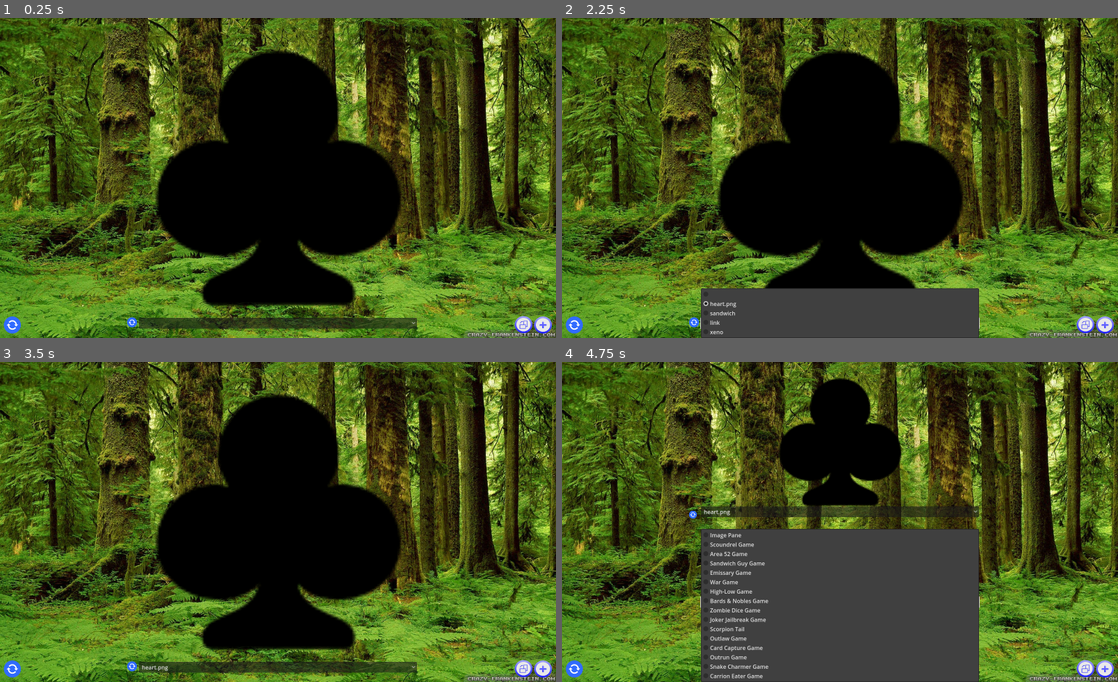
Above: before the commit, frames 1-4 (two rows, left to right).
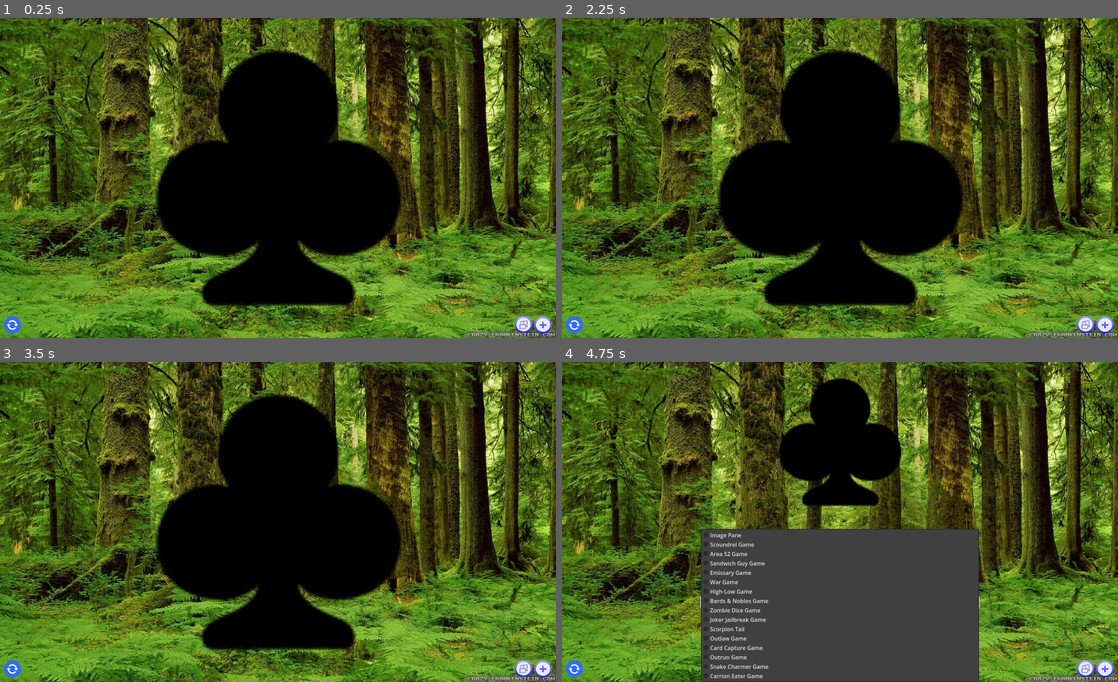
Above: after the commit, the same moments.

Repository: bcgardner2012/multipane
Game: Godot game, scene res://scenes/main.tscn
Same seed, same stepped clock (60 frames per second), same inputs: the game is played once before the commit and once after it.
Inputs (mouse positions are in pixels of both pictures, inside the frame that each line leads up to):
- Up to frame 1 (0.25 s): no input
- Up to frame 2 (2.25 s): click (840, 322) at 0.52 s; click (695, 322) at 1.27 s; click (840, 322) at 2 s, where only the run before the commit has a clickable "heart.png"
- Up to frame 3 (3.5 s): click (522, 669) at 2.75 s
- Up to frame 4 (4.75 s): click (1106, 669) at 3.5 s; click (840, 602) at 4.25 s

The runs differ from the first frame. In frame 1, 1.6% of the frame differs, in the area x 22-75%, y 93-98%; in frame 2, 7.8%, in the area x 22-76%, y 84-100%; in frame 3, 1.6%; in frame 4, 1.2%.

Commit message:
add server pane and integration with new button-men project

Diff:
--- a/scenes/server_image_pane.tscn
+++ b/scenes/server_image_pane.tscn
@@ -20,20 +20,29 @@
 
 [node name="Plugs" type="Node" parent="."]
 
-[node name="ButtonMenPlug" type="Node" parent="Plugs" node_paths=PackedStringArray("portrait")]
+[node name="ButtonMenPlug" type="Node" parent="Plugs" node_paths=PackedStringArray("fullscreen_pane", "duo_pane")]
 script = ExtResource("2_yqihn")
-portrait = NodePath("../../PortraitHolder/Portrait")
+fullscreen_pane = NodePath("../../FullscreenImagePane")
+duo_pane = NodePath("../../DuoImagePanes")
 
-[node name="PortraitHolder" type="Control" parent="."]
+[node name="DuoImagePanes" type="Control" parent="."]
+visible = false
 layout_mode = 1
-anchor_left = 0.2
-anchor_right = 0.8
+anchors_preset = 15
+anchor_right = 1.0
+anchor_bottom = 1.0
+grow_horizontal = 2
+grow_vertical = 2
+
+[node name="LeftImage" type="Control" parent="DuoImagePanes"]
+layout_mode = 1
+anchor_right = 0.5
 anchor_bottom = 1.0
 grow_horizontal = 2
 grow_vertical = 2
 mouse_filter = 2
 
-[node name="Portrait" type="TextureRect" parent="PortraitHolder"]
+[node name="Portrait" type="TextureRect" parent="DuoImagePanes/LeftImage"]
 layout_mode = 1
 anchors_preset = 13
 anchor_left = 0.5
@@ -49,7 +58,66 @@
 stretch_mode = 5
 script = ExtResource("2_fgk5t")
 
-[node name="FolderSelectorHolder" type="Control" parent="."]
+[node name="RightImage" type="Control" parent="DuoImagePanes"]
+layout_mode = 1
+anchor_left = 0.5
+anchor_right = 1.0
+anchor_bottom = 1.0
+grow_horizontal = 2
+grow_vertical = 2
+mouse_filter = 2
+
+[node name="Portrait" type="TextureRect" parent="DuoImagePanes/RightImage"]
+layout_mode = 1
+anchors_preset = 13
+anchor_left = 0.5
+anchor_right = 0.5
+anchor_bottom = 1.0
+offset_left = -64.00003
+offset_right = 63.99997
+grow_horizontal = 2
+grow_vertical = 2
+mouse_filter = 2
+texture = ExtResource("1_f2snv")
+expand_mode = 2
+stretch_mode = 5
+script = ExtResource("2_fgk5t")
+
+[node name="FullscreenImagePane" type="Control" parent="."]
+layout_mode = 1
+anchors_preset = 15
+anchor_right = 1.0
+anchor_bottom = 1.0
+grow_horizontal = 2
+grow_vertical = 2
+
+[node name="PortraitHolder" type="Control" parent="FullscreenImagePane"]
+layout_mode = 1
+anchor_left = 0.2
+anchor_right = 0.8
+anchor_bottom = 1.0
+grow_horizontal = 2
+grow_vertical = 2
+mouse_filter = 2
+
+[node name="Portrait" type="TextureRect" parent="FullscreenImagePane/PortraitHolder"]
+layout_mode = 1
+anchors_preset = 13
+anchor_left = 0.5
+anchor_right = 0.5
+anchor_bottom = 1.0
+offset_left = -64.00003
+offset_right = 63.99997
+grow_horizontal = 2
+grow_vertical = 2
+mouse_filter = 2
+texture = ExtResource("1_f2snv")
+expand_mode = 2
+stretch_mode = 5
+script = ExtResource("2_fgk5t")
+
+[node name="FolderSelectorHolder" type="Control" parent="FullscreenImagePane"]
+visible = false
 layout_mode = 1
 anchor_left = 0.25
 anchor_top = 0.94
@@ -59,7 +127,7 @@
 grow_vertical = 0
 script = ExtResource("3_gyh2f")
 
-[node name="FolderSelector" type="OptionButton" parent="FolderSelectorHolder"]
+[node name="FolderSelector" type="OptionButton" parent="FullscreenImagePane/FolderSelectorHolder"]
 layout_mode = 1
 anchors_preset = -1
 anchor_right = 1.0
@@ -68,7 +136,7 @@
 grow_vertical = 0
 script = ExtResource("4_4pc3a")
 
-[node name="RandomImageButton" type="TextureButton" parent="FolderSelectorHolder"]
+[node name="RandomImageButton" type="TextureButton" parent="FullscreenImagePane/FolderSelectorHolder"]
 layout_mode = 1
 anchors_preset = -1
 anchor_bottom = 0.5
@@ -83,5 +151,5 @@
 ignore_texture_size = true
 stretch_mode = 4
 
-[connection signal="item_selected" from="FolderSelectorHolder/FolderSelector" to="FolderSelectorHolder/FolderSelector" method="_on_item_selected"]
-[connection signal="pressed" from="FolderSelectorHolder/RandomImageButton" to="FolderSelectorHolder/FolderSelector" method="_on_random_image_button_pressed"]
+[connection signal="item_selected" from="FullscreenImagePane/FolderSelectorHolder/FolderSelector" to="FullscreenImagePane/FolderSelectorHolder/FolderSelector" method="_on_item_selected"]
+[connection signal="pressed" from="FullscreenImagePane/FolderSelectorHolder/RandomImageButton" to="FullscreenImagePane/FolderSelectorHolder/FolderSelector" method="_on_random_image_button_pressed"]
--- a/scripts/button_men_plug.gd
+++ b/scripts/button_men_plug.gd
@@ -1,7 +1,12 @@
 extends Node
 class_name ButtonMenPlug
 
-@export var portrait: Portrait
+@export var fullscreen_pane: Control
+@export var duo_pane: Control
+
+var fullscreen_port: Portrait
+var left_port: Portrait
+var right_port: Portrait
 
 const E_CHAR_SELECT = "E_CHAR_SELECT"
 const E_ATTACK = "attack"
@@ -20,47 +25,99 @@
 const GAME_WON_SUBDIR = "game_won"
 const GAME_LOST_SUBDIR = "game_lost"
 
-var player: int = 0
-var character_name: String
-var path: String
+# portrait logic looks at ./portraits, and appends suffixes
+const PATH_PREFIX = "buttonmen"
 
+const P1 = 1
+const P2 = 2
 
+var _first_frame: bool = true
+# path prefix + character name
+var _p1_path: String
+var _p2_path: String
+
+# just the character name
+var _p1_name: String
+var _p2_name: String
+
+func _process(_delta: float) -> void:
+	if _first_frame:
+		_first_frame = false
+		fullscreen_port = fullscreen_pane.get_child(0).get_child(0)
+		left_port = duo_pane.get_child(0).get_child(0)
+		right_port = duo_pane.get_child(1).get_child(0)
+
+# TODO: tag team, tournament setup, tag out
 func on_message_received(msg) -> void:
-	if player == 0:
-		# assume we're only loading in server panes
-		player = get_parent().get_parent().get_index() + 1
-
 	var event_name: String = msg.event_name
-	var _path: String
+	var _path = PATH_PREFIX
 	match event_name:
 		E_CHAR_SELECT:
-			if msg.player == player:
-				character_name = msg.character_name
-				path = character_name
-				portrait.try_load_image(path.path_join("profile"))
+			_path = _path.path_join(msg.character_name)
+			if msg.player == P1:
+				left_port.try_load_image(_path.path_join("profile"))
+				_p1_path = _path
+				_p1_name = msg.character_name
+			else:
+				right_port.try_load_image(_path.path_join("profile"))
+				_p2_path = _path
+				_p2_name = msg.character_name
+			_show_duo_panes()
 		E_ATTACK:
 			var _attack_type = _int_to_attack_type(msg.attack_type)
-			if msg.player == player:
-				# Damage dealt
-				_path = path.path_join(ATTACK_SUBDIR)
+			if msg.player == P1:
+				# Damage dealt by P1, taken by P2
+				_show_duo_panes_attack(_attack_type, ATTACK_SUBDIR, DAMAGE_SUBDIR)
 			else:
-				# Damage taken
-				_path = path.path_join(DAMAGE_SUBDIR)
-			if not portrait.try_load_random_image_from_subdir(_path.path_join(_attack_type)):
-				portrait.try_load_random_image_from_subdir(_path)
+				# Damage dealt by P2, taken by P1
+				_show_duo_panes_attack(_attack_type, DAMAGE_SUBDIR, ATTACK_SUBDIR)
 		E_ROUND_END:
-			# Ties are possible, ignoring those
-			if msg.winner == player:
-				_path = path.path_join(ROUND_WON_SUBDIR)
-			else:
-				_path = path.path_join(ROUND_LOST_SUBDIR)
-			portrait.try_load_random_image_from_subdir(_path)
+			_show_fullscreen_pane_ending(msg, ROUND_WON_SUBDIR, ROUND_LOST_SUBDIR)
 		E_GAME_END:
-			if msg.winner == player:
-				_path = path.path_join(GAME_WON_SUBDIR)
-			else:
-				_path = path.path_join(GAME_LOST_SUBDIR)
-			portrait.try_load_random_image_from_subdir(_path)
+			_show_fullscreen_pane_ending(msg, GAME_WON_SUBDIR, GAME_LOST_SUBDIR)
+
+func _show_fullscreen_pane() -> void:
+	duo_pane.visible = false
+	fullscreen_pane.visible = true
+
+func _show_duo_panes() -> void:
+	duo_pane.visible = true
+	fullscreen_pane.visible = false
+
+func _show_duo_panes_attack(attack_type: String, p1_subdir: String, p2_subdir: String) -> void:
+	_show_duo_panes()
+
+	var _path = _p1_path.path_join(p1_subdir)
+	if not left_port.try_load_random_image_from_subdir(_path.path_join(attack_type)):
+		left_port.try_load_random_image_from_subdir(_path)
+
+	_path = _p2_path.path_join(p2_subdir)
+	if not right_port.try_load_random_image_from_subdir(_path.path_join(attack_type)):
+		right_port.try_load_random_image_from_subdir(_path)
+
+func _show_fullscreen_pane_ending(msg, won_subdir: String, lost_subdir: String) -> void:
+	var _path: String
+	if msg.winner == P1:
+		_path = _p1_path.path_join(won_subdir)
+	else:
+		_path = _p1_path.path_join(lost_subdir)
+
+	# /p1name/w|l/p2name/randomimg
+	var loaded = fullscreen_port.try_load_random_image_from_subdir(_path.path_join(_p2_name))
+	if not loaded:
+		# /p1name/w|l
+		loaded = fullscreen_port.try_load_random_image_from_subdir(_path)
+	if not loaded:
+		# /p2name/w|l/p1name/randomimg
+		if msg.winner == P1:
+			_path = _p2_path.path_join(lost_subdir)
+		else:
+			_path = _p2_path.path_join(won_subdir)
+		loaded = fullscreen_port.try_load_random_image_from_subdir(_path.path_join(_p1_name))
+	if not loaded:
+		# /p2name/w|l
+		fullscreen_port.try_load_random_image_from_subdir(_path)
+	_show_fullscreen_pane()
 
 func _int_to_attack_type(i: int) -> String:
 	match i:
--- a/scripts/server_image_pane.gd
+++ b/scripts/server_image_pane.gd
@@ -1,5 +1,10 @@
 extends Control
 class_name ServerImagePane
+
+# I'm thinking since separate games tend to be more complex and have more
+# involved "scenes" we'd want to show, this should ultimately be a pane
+# that shows 2-5 images panes (1 large, 2 verticals, 4(?) square) in sequence as
+# events are received.
 
 func _ready() -> void:
 	RcpNode.message_received.connect(_on_rcp_node_message_received)
